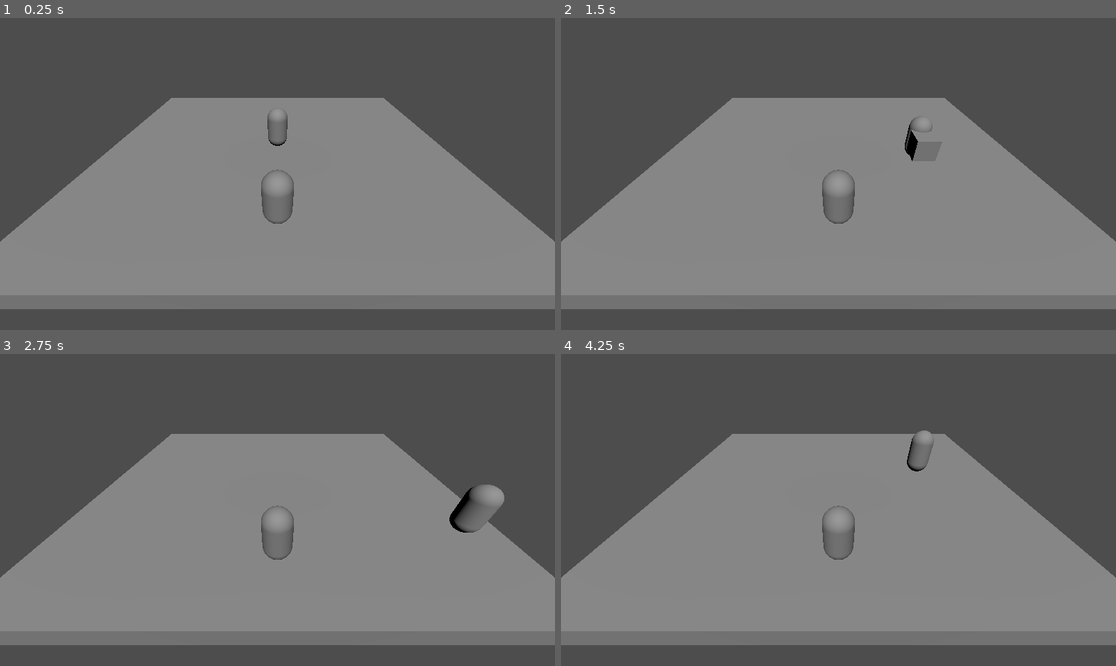
Above: before the commit, frames 1-4 (two rows, left to right).
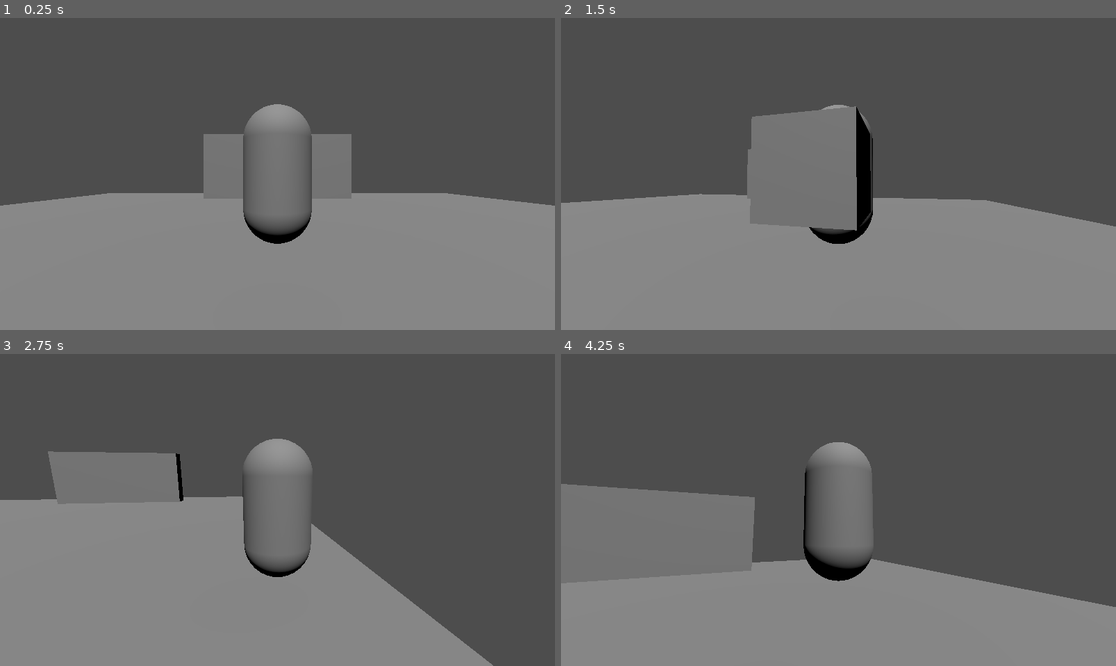
Above: after the commit, the same moments.

Repository: EvanTesta/FightingGame
Game: Godot game, scene res://Enviornment/World.tscn
Two runs of this game, one before a commit and one after it. Both use one fixed random seed, a clock stepped at 60 frames per second and the inputs below.
Inputs (mouse positions are in pixels of both pictures, inside the frame that each line leads up to):
- Up to frame 1 (0.25 s): no input
- Up to frame 2 (1.5 s): tap Enter (ui_accept) at 0.5, 0.6, 0.77, 1.07 s; move the mouse to (960, 158) at 0.52 s; hold Right (ui_right) 0.53-1.28 s; move the mouse to (727, 189) at 1.27 s; hold Down (ui_down) from 1.28 s (still down); tap Q (Q) at 1.35 s
- Up to frame 3 (2.75 s): tap Enter (ui_accept) at 1.52, 1.55, 1.82, 2.1 s; move the mouse to (333, 441) at 2.02 s; release Down (ui_down) at 2.03 s; hold Right (ui_right) from 2.03 s (still down)
- Up to frame 4 (4.25 s): move the mouse to (810, 572) at 2.77 s; release Right (ui_right) at 2.78 s; hold Up (ui_up) 2.78-3.53 s; tap Q (Q) at 2.85 s; tap Enter (ui_accept) at 3.02, 3.05, 3.32, 3.6, 3.77, 4.07 s; move the mouse to (1005, 556) at 3.52 s; hold Left (ui_left) from 3.53 s (still down)

The runs differ from the first frame. In frame 1, 23% of the frame differs, in the area x 0-100%, y 25-100%; in frame 2, 22%; in frame 3, 33%; in frame 4, 32%.

Commit message:
Working Commit

Diff:
--- a/Player/Components/health_component.tscn
+++ b/Components/health/health_component.tscn
@@ -1,6 +1,6 @@
 [gd_scene load_steps=2 format=3 uid="uid://c6k4doklvtqsv"]
 
-[ext_resource type="Script" uid="uid://bnk4vgjrhcqrf" path="res://Player/Component_Scripts/health_component.gd" id="1_dg27j"]
+[ext_resource type="Script" uid="uid://bnk4vgjrhcqrf" path="res://Components/health/health_component.gd" id="1_dg27j"]
 
 [node name="HealthComponent" type="Node3D"]
 script = ExtResource("1_dg27j")
--- a/Player/Component_Scripts/hit_box_component.gd
+++ b/Components/hit_box/hit_box_component.gd
@@ -23,7 +23,7 @@
 	attack.attack_positon = position
 	attack.stun_time = stun_time
 
-func _process(delta):
+func _process(_delta):
 	if Input.is_action_pressed("Q"):
 		timer.start()
 		collider.disabled  = false
--- a/Player/Components/hit_box_component.tscn
+++ b/Components/hit_box/hit_box_component.tscn
@@ -1,6 +1,6 @@
 [gd_scene load_steps=2 format=3 uid="uid://dxiqunfa5w766"]
 
-[ext_resource type="Script" uid="uid://bs1petoq80ca6" path="res://Player/Component_Scripts/hit_box_component.gd" id="1_gqw0k"]
+[ext_resource type="Script" uid="uid://bs1petoq80ca6" path="res://Components/hit_box/hit_box_component.gd" id="1_gqw0k"]
 
 [node name="HitBoxComponent" type="Area3D"]
 visible = false
--- a/Player/Components/hurt_box_component.tscn
+++ b/Components/hurt_box/hurt_box_component.tscn
@@ -1,6 +1,6 @@
 [gd_scene load_steps=2 format=3 uid="uid://d2lvoc7ug02gh"]
 
-[ext_resource type="Script" uid="uid://5i47yqxn4qs4" path="res://Player/Component_Scripts/hurt_box_component.gd" id="1_gqw0k"]
+[ext_resource type="Script" uid="uid://5i47yqxn4qs4" path="res://Components/hurt_box/hurt_box_component.gd" id="1_gqw0k"]
 
 [node name="HurtBoxComponent" type="Area3D"]
 script = ExtResource("1_gqw0k")
--- a/Enviornment/World.tscn
+++ b/Enviornment/World.tscn
@@ -1,9 +1,9 @@
-[gd_scene load_steps=16 format=3 uid="uid://ccheqoei7vjot"]
+[gd_scene load_steps=17 format=3 uid="uid://ccheqoei7vjot"]
 
-[ext_resource type="Script" uid="uid://yfa4hl6pjn8s" path="res://Player/player_movement.gd" id="1_6o0ik"]
-[ext_resource type="PackedScene" uid="uid://d2lvoc7ug02gh" path="res://Player/Components/hurt_box_component.tscn" id="2_a2lsr"]
-[ext_resource type="PackedScene" uid="uid://c6k4doklvtqsv" path="res://Player/Components/health_component.tscn" id="3_7ks48"]
-[ext_resource type="PackedScene" uid="uid://dxiqunfa5w766" path="res://Player/Components/hit_box_component.tscn" id="4_7ks48"]
+[ext_resource type="PackedScene" uid="uid://d2lvoc7ug02gh" path="res://Components/hurt_box/hurt_box_component.tscn" id="2_a2lsr"]
+[ext_resource type="PackedScene" uid="uid://c6k4doklvtqsv" path="res://Components/health/health_component.tscn" id="3_7ks48"]
+[ext_resource type="PackedScene" uid="uid://dxiqunfa5w766" path="res://Components/hit_box/hit_box_component.tscn" id="4_7ks48"]
+[ext_resource type="Script" uid="uid://dows07iqudvkg" path="res://Player/camera_controller.gd" id="4_twxrc"]
 
 [sub_resource type="BoxShape3D" id="BoxShape3D_cmany"]
 
@@ -15,7 +15,36 @@
 
 [sub_resource type="CapsuleShape3D" id="CapsuleShape3D_twxrc"]
 
-[sub_resource type="CapsuleMesh" id="CapsuleMesh_6o0ik"]
+[sub_resource type="GDScript" id="GDScript_a2lsr"]
+script/source = "extends CharacterBody3D
+
+
+const SPEED = 5.0
+const JUMP_VELOCITY = 4.5
+
+
+func _physics_process(delta):
+	# Add the gravity.
+	if not is_on_floor():
+		velocity += get_gravity() * delta
+
+	# Handle jump.
+	if Input.is_action_just_pressed(\"ui_accept\") and is_on_floor():
+		velocity.y = JUMP_VELOCITY
+
+	# Get the input direction and handle the movement/deceleration.
+	# As good practice, you should replace UI actions with custom gameplay actions.
+	var input_dir = Input.get_vector(\"ui_left\", \"ui_right\", \"ui_up\", \"ui_down\")
+	var direction = (transform.basis * Vector3(input_dir.x, 0, input_dir.y)).normalized()
+	if direction:
+		velocity.x = direction.x * SPEED
+		velocity.z = direction.z * SPEED
+	else:
+		velocity.x = move_toward(velocity.x, 0, SPEED)
+		velocity.z = move_toward(velocity.z, 0, SPEED)
+
+	move_and_slide()
+"
 
 [sub_resource type="CapsuleShape3D" id="CapsuleShape3D_j5phf"]
 
@@ -35,7 +64,20 @@
 
 [sub_resource type="BoxMesh" id="BoxMesh_twxrc"]
 
+[sub_resource type="CapsuleMesh" id="CapsuleMesh_6o0ik"]
+
 [node name="World" type="Node3D"]
+
+[node name="Wall" type="Node3D" parent="."]
+transform = Transform3D(6.00431, 0, 0, 0, 2.62802, 0, 0, 0, -0.648379, 0, 1.81164, -5.59278)
+
+[node name="StaticBody3D" type="StaticBody3D" parent="Wall"]
+
+[node name="CollisionShape3D" type="CollisionShape3D" parent="Wall/StaticBody3D"]
+shape = SubResource("BoxShape3D_cmany")
+
+[node name="MeshInstance3D" type="MeshInstance3D" parent="Wall/StaticBody3D"]
+mesh = SubResource("BoxMesh_c6gwx")
 
 [node name="Stage" type="Node3D" parent="."]
 transform = Transform3D(17.5173, 0, 0, 0, 1, 0, 0, 0, 14.959, 0, 0, 0)
@@ -47,9 +89,6 @@
 
 [node name="MeshInstance3D" type="MeshInstance3D" parent="Stage/StaticBody3D"]
 mesh = SubResource("BoxMesh_c6gwx")
-
-[node name="Camera3D" type="Camera3D" parent="."]
-transform = Transform3D(1, 0, 0, 0, 0.776761, 0.629795, 0, -0.629795, 0.776761, 0, 6.19957, 9.5657)
 
 [node name="DirectionalLight3D" type="DirectionalLight3D" parent="."]
 transform = Transform3D(1, 0, 0, 0, 0.570097, 0.821577, 0, -0.821577, 0.570097, 0, 12.6422, 3.3178)
@@ -74,10 +113,7 @@
 
 [node name="CharacterBody3D" type="CharacterBody3D" parent="."]
 transform = Transform3D(1, 0, 0, 0, 1, 0, 0, 0, 1, 0, 1.54722, 0)
-script = ExtResource("1_6o0ik")
-
-[node name="MeshInstance3D" type="MeshInstance3D" parent="CharacterBody3D"]
-mesh = SubResource("CapsuleMesh_6o0ik")
+script = SubResource("GDScript_a2lsr")
 
 [node name="CollisionShape3D" type="CollisionShape3D" parent="CharacterBody3D"]
 shape = SubResource("CapsuleShape3D_j5phf")
@@ -106,3 +142,21 @@
 
 [node name="MeshInstance3D" type="MeshInstance3D" parent="CharacterBody3D/HitBoxComponent"]
 mesh = SubResource("BoxMesh_twxrc")
+
+[node name="MeshRoot" type="Node3D" parent="CharacterBody3D"]
+
+[node name="MeshInstance3D" type="MeshInstance3D" parent="CharacterBody3D/MeshRoot"]
+mesh = SubResource("CapsuleMesh_6o0ik")
+skeleton = NodePath("../..")
+
+[node name="CamRoot" type="Node3D" parent="CharacterBody3D"]
+script = ExtResource("4_twxrc")
+
+[node name="CamYaw" type="Node3D" parent="CharacterBody3D/CamRoot"]
+
+[node name="CamPitch" type="Node3D" parent="CharacterBody3D/CamRoot/CamYaw"]
+
+[node name="SpringArm3D" type="SpringArm3D" parent="CharacterBody3D/CamRoot/CamYaw/CamPitch"]
+spring_length = 3.0
+
+[node name="Camera3D" type="Camera3D" parent="CharacterBody3D/CamRoot/CamYaw/CamPitch/SpringArm3D"]
--- /dev/null
+++ b/Player/camera_controller.gd
@@ -0,0 +1,38 @@
+extends Node
+
+@onready var yaw_node = $CamYaw
+@onready var pitch_node = $CamYaw/CamPitch
+@onready var camera = $CamYaw/CamPitch/Camera3D
+
+var yaw: float = 0
+var pitch: float = 0
+
+var yaw_sensitivity : float = 0.07
+var pitch_sensitivty : float = 0.07
+
+var yaw_acceleration : float = 15
+var pitch_acceleration : float = 15
+
+var pitch_max : float = 75
+var pitch_min : float = -55
+
+func _ready():
+	Input.set_mouse_mode(Input.MOUSE_MODE_CAPTURED)
+
+func _input(event):
+	if event is InputEventMouseMotion:
+		yaw += -event.relative.x * yaw_sensitivity
+		pitch += event.relative.y * pitch_sensitivty
+
+func _physics_process(delta):
+	pitch = clamp(pitch, pitch_min, pitch_max)
+
+	# lerp -> moves from the first value to the second
+	# the third parameter is how fast it moves
+	# Set the horizontal rotation to somewhere better the current to the target rotation (based on mouse movement)
+	yaw_node.rotation_degrees.y = lerp(yaw_node.rotation_degrees.y, yaw, yaw_acceleration * delta)
+	pitch_node.rotation_degrees.x = lerp(pitch_node.rotation_degrees.x, pitch, pitch_acceleration * delta)
+
+	# If you want it less smooth
+	#yaw_node.rotation_degrees.y = yaw
+	#pitch_node.rotation_degrees.x = pitch
--- a/Player/player_movement.gd
+++ /dev/null
@@ -1,28 +0,0 @@
-extends CharacterBody3D
-
-
-const SPEED = 5.0
-const JUMP_VELOCITY = 4.5
-
-
-func _physics_process(delta):
-	# Add the gravity.
-	if not is_on_floor():
-		velocity += get_gravity() * delta
-
-	# Handle jump.
-	if Input.is_action_just_pressed("ui_accept") and is_on_floor():
-		velocity.y = JUMP_VELOCITY
-
-	# Get the input direction and handle the movement/deceleration.
-	# As good practice, you should replace UI actions with custom gameplay actions.
-	var input_dir = Input.get_vector("ui_left", "ui_right", "ui_up", "ui_down")
-	var direction = (transform.basis * Vector3(input_dir.x, 0, input_dir.y)).normalized()
-	if direction:
-		velocity.x = direction.x * SPEED
-		velocity.z = direction.z * SPEED
-	else:
-		velocity.x = move_toward(velocity.x, 0, SPEED)
-		velocity.z = move_toward(velocity.z, 0, SPEED)
-
-	move_and_slide()
Renamed: Player/Component_Scripts/Attack.gd -> Components/Attack.gd
Renamed: Player/Component_Scripts/Attack.gd.uid -> Components/Attack.gd.uid
Renamed: Player/Component_Scripts/health_component.gd -> Components/health/health_component.gd
Renamed: Player/Component_Scripts/health_component.gd.uid -> Components/health/health_component.gd.uid
Renamed: Player/Component_Scripts/hit_box_component.gd.uid -> Components/hit_box/hit_box_component.gd.uid
Renamed: Player/Component_Scripts/hurt_box_component.gd -> Components/hurt_box/hurt_box_component.gd
Renamed: Player/Component_Scripts/hurt_box_component.gd.uid -> Components/hurt_box/hurt_box_component.gd.uid
Not shown, added: Player/camera_controller.gd.uid
Not shown, removed: Player/player_movement.gd.uid
